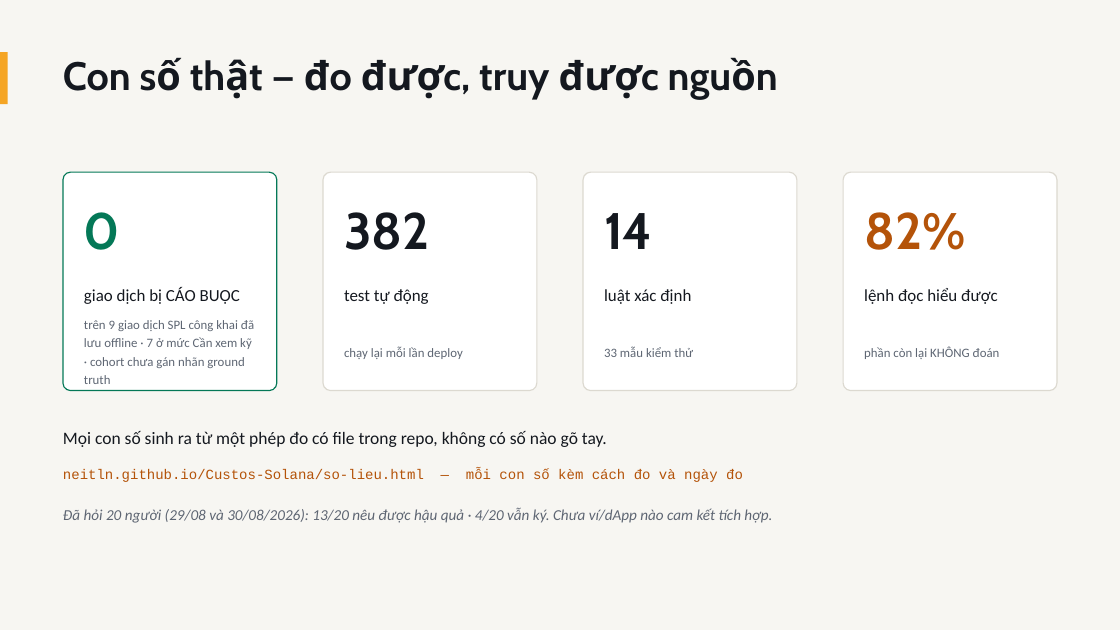
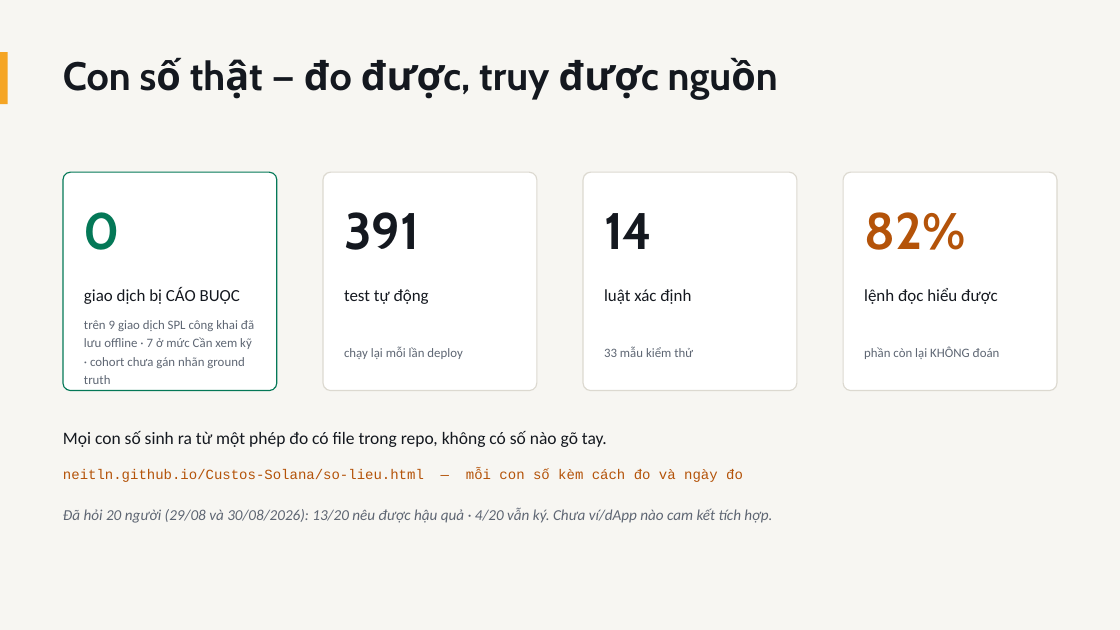
Before and after one commit to NeitLN/Custos-Solana, a slide deck: slide 9 of docs/nop-bai/CUSTOS-PITCH.pptx. Drawn at 1120x630 pixels with LibreOffice and Linux fonts; fonts in the diff are those of the drawing. Boxes give left, top, right and bottom in pixels: in the first picture for what was removed or moved away, otherwise in the second. Text is boxed around its words. In the diff, an @@ line names an element or a change of style, - is before the commit and + after.

```diff
--- a/docs/nop-bai/CUSTOS-PITCH.pptx
+++ b/docs/nop-bai/CUSTOS-PITCH.pptx
@@ text at [344, 212, 420, 250]: text changed @@
-382
+391
```
Also in this commit, not shown: 9 other files.
